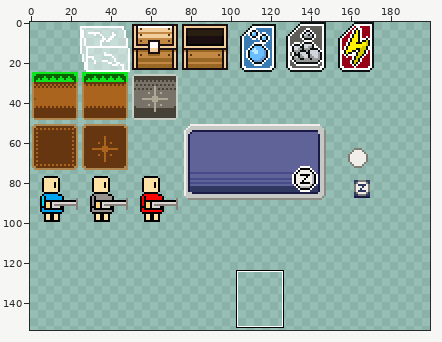
Two versions of one sprite sheet, data/spritesheet.png. The first picture is a wide view before the edit; the outline marks the close-up.
Close-up. Before the commit:
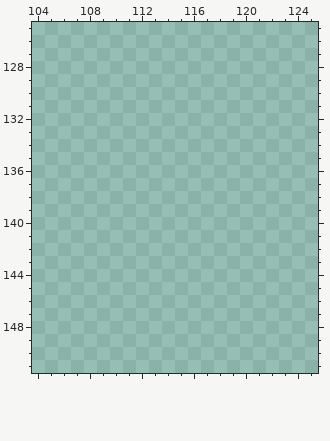
The file is 400x400 pixels. Colours within 5 levels of each other are drawn and written as one. Shown: x 104..125, y 125..151. The wide view leaves out empty margins. The commit also changed other parts of the picture, which this record leaves out.
Palette (. is transparent): 
After the commit:
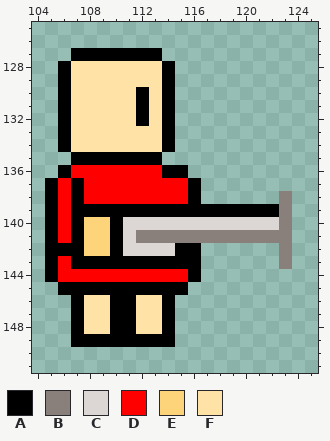
Colours new in this view: A #000000  B #89807c  C #dcd6d4  D #ff0000  E #fdd47a  F #ffe2a5
The edit:
The edit adds colour A in row 127 at x 107 to 113; in rows 128 to 129 at x 106 and 114; in rows 130 to 132 at x 106, 112 and 114; in rows 133 to 134 at x 106 and 114; in row 135 at x 107 to 113; in row 136 at x 106 and 114 to 115.
The edit adds colour A in rows 137 to 138 at x 105, 107 and 116; in row 139 at x 105 and 107 to 122; in rows 140 to 141 at x 105, 107 and 110; in row 142 at x 105 to 107, 110 and 115 to 116; in row 143 at x 105 and 107 to 116; in row 144 at x 105 and 116.
The edit adds colour A in row 145 at x 106 to 115; in rows 146 to 148 at x 107, 110 to 111 and 114; in row 149 at x 107 to 114.
The edit adds colour B in rows 138 to 140 at x 123; in row 141 at x 112 to 123; in rows 142 to 143 at x 123.
The edit adds colour C in row 140 at x 111 to 122; in row 141 at x 111; in row 142 at x 111 to 114.
The edit adds colour D in row 136 at x 107 to 113; in rows 137 to 138 at x 106 and 108 to 115; in rows 139 to 141 at x 106; in row 143 at x 106; in row 144 at x 106 to 115.
The edit adds colour E in rows 140 to 142 at x 108 to 109.
The edit adds colour F in rows 128 to 129 at x 107 to 113; in rows 130 to 132 at x 107 to 111 and 113; in rows 133 to 134 at x 107 to 113; in rows 146 to 148 at x 108 to 109 and 112 to 113.
